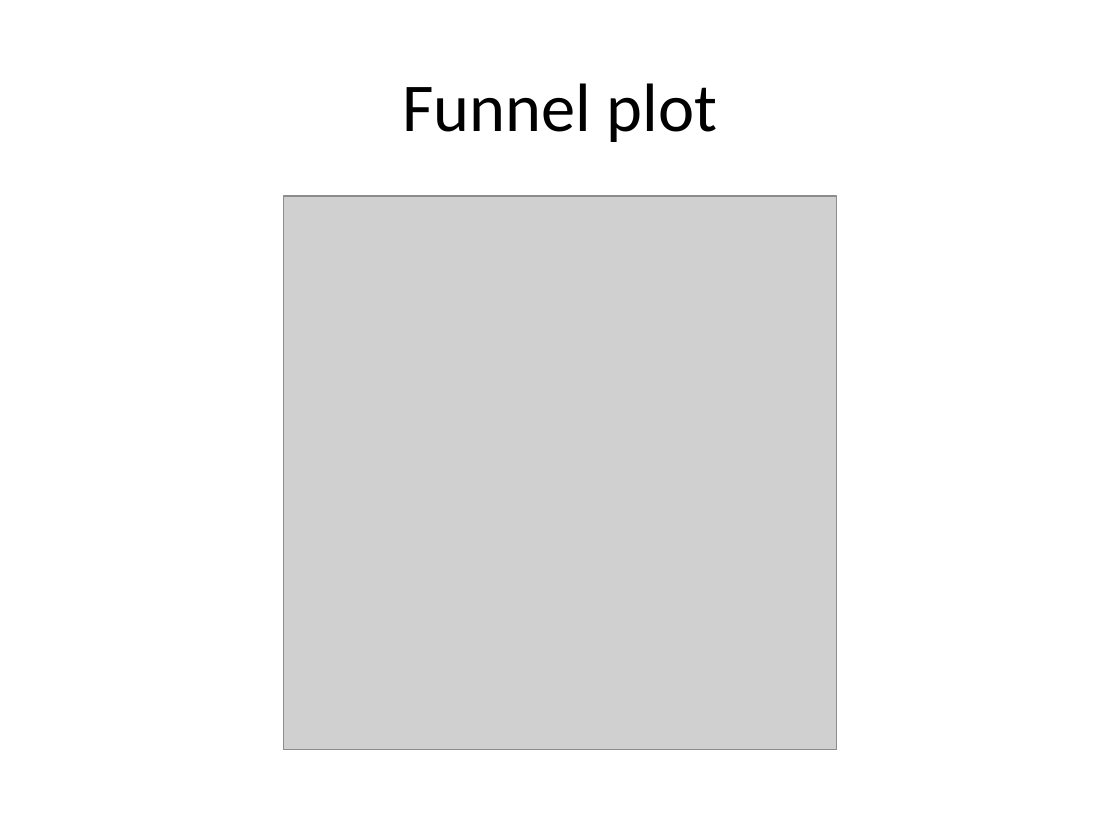
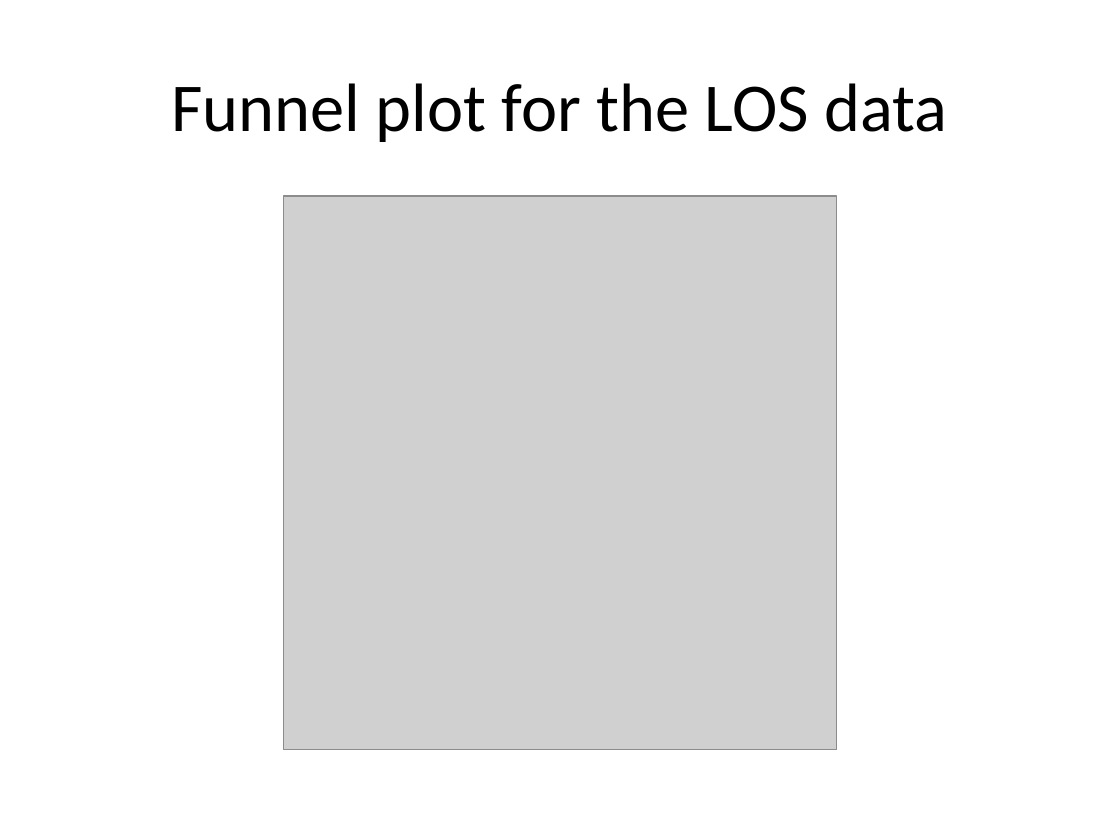
Before and after one commit to pmean/introduction-meta-analysis, a slide deck: slide 46 of src/intro.pptx (slide 43 before the commit). Drawn at 1120x840 pixels with LibreOffice and Linux fonts; fonts in the diff are those of the drawing; grey boxes stand for pictures. Boxes give left, top, right and bottom in pixels: in the first picture for what was removed or moved away, otherwise in the second. Text is boxed around its words. In the diff, an @@ line names an element or a change of style, - is before the commit and + after.

```diff
--- a/src/intro.pptx
+++ b/src/intro.pptx
@@ title at box(171, 83, 947, 142): text changed @@
-Funnel plot
+Funnel plot for the LOS data
```
Also in this commit, not shown: 6 other slides changed, 14 slides added, 2 slides removed, 8 other files.
